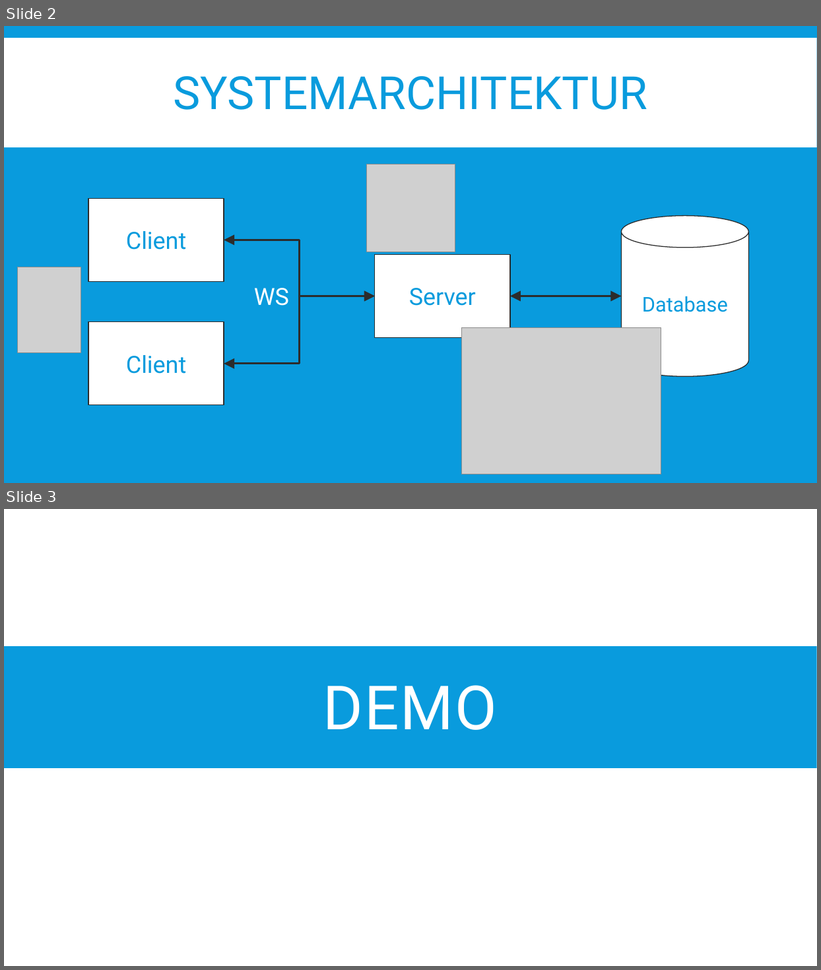
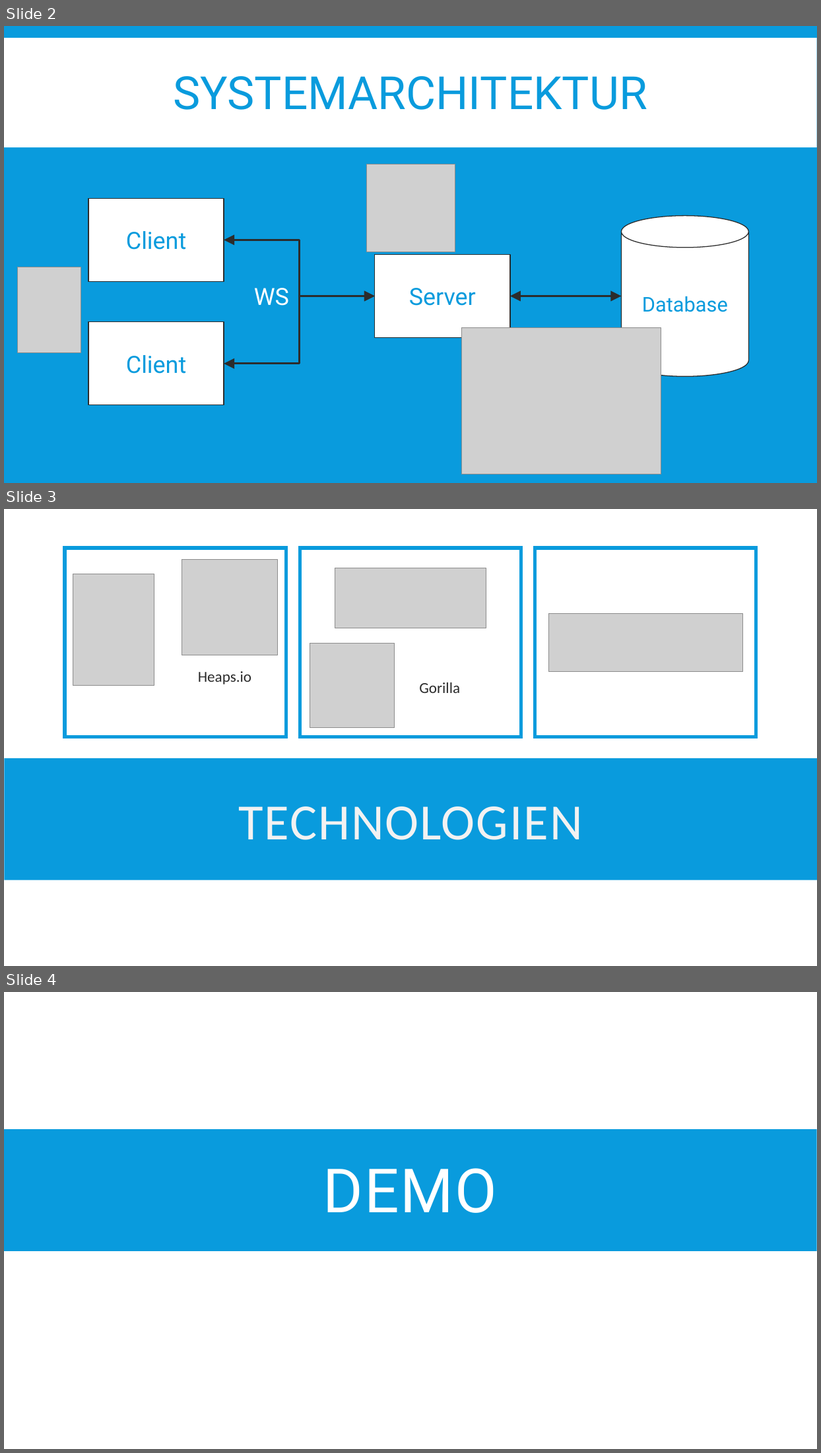
Before and after one commit to WirthLukas/Bloccly, a slide deck: bloccly_systemarchitecture.pptx. Shown one above the other, each under a label of ours: slides 2 and 3 before the commit, slides 2, 3 and 4 after it. The pictures are 821x970 and 821x1453 pixels, drawn with LibreOffice and Linux fonts; fonts in the diff are those of the drawing; grey boxes stand for pictures. Boxes give left, top, right and bottom in pixels: in the first picture for what was removed or moved away, otherwise in the second. Text is boxed around its words. In the diff, an @@ line names an element or a change of style, - is before the commit and + after.

Commit message:
updated presentation

```diff
--- a/bloccly_systemarchitecture.pptx
+++ b/bloccly_systemarchitecture.pptx
@@ slide 3 added at (4,509,817,966), background #FFFFFF @@
@@ rectangle added at (4,521,817,630), fill #2C2C2C @@
@@ rectangle added at (4,509,817,966), fill #FFFFFF @@
@@ rectangle added at (65,548,286,737), outline #099BDD 4 pt @@
@@ rectangle added at (300,548,521,737), outline #099BDD 4 pt @@
@@ rectangle added at (535,548,757,737), outline #099BDD 4 pt @@
@@ picture added at (182,560,277,656) @@
@@ picture added at (73,574,154,685) @@
@@ picture added at (335,568,486,628) @@
@@ picture added at (548,613,743,671) @@
@@ rectangle added at (4,646,817,768), fill #2C2C2C @@
@@ picture added at (310,643,395,728) @@
@@ text added at (198,671,252,685), 18 pt, text #2C2C2C @@
+Heaps.io
@@ text added at (419,683,460,693), 18 pt, text #2C2C2C @@
+Gorilla
@@ rectangle added at (4,758,817,881), fill #099BDD @@
@@ title added at (238,807,582,840), 60 pt, text #F2F2F2 @@
+TECHNOLOGIEN
@@ what was slide 3 is now slide 4 @@
```
